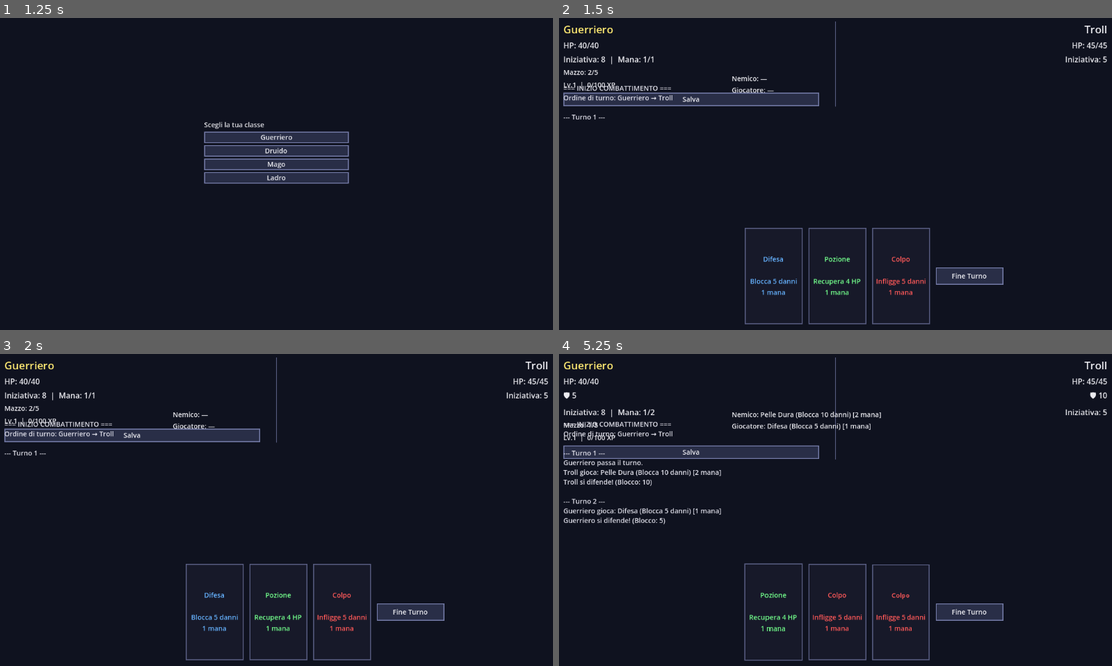
Above: before the commit, frames 1-4 (two rows, left to right).
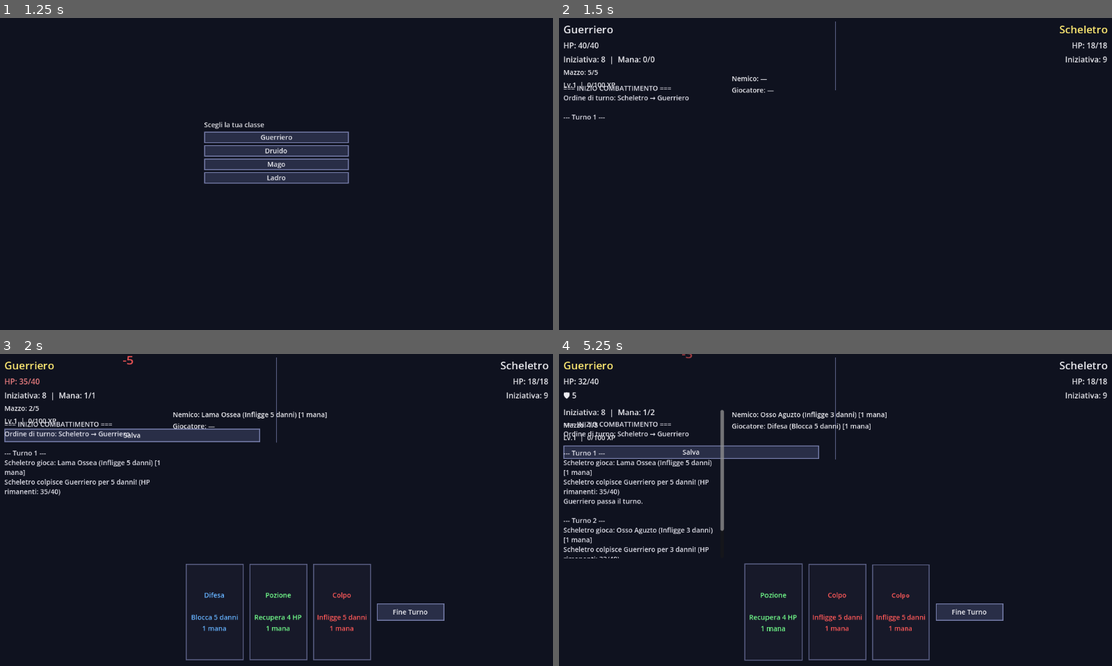
Above: after the commit, the same moments.

Repository: Dreeko1/Card-Game-GD
Game: Godot game, scene res://scenes/main_menu.tscn
The game is run twice, just before and just after one commit, with the same random seed, the same clock (stepped at 60 frames per second) and the same inputs.
Inputs (mouse positions are in pixels of both pictures, inside the frame that each line leads up to):
- Up to frame 1 (1.25 s): click "Nuova Partita" at 0.5 s
- Up to frame 2 (1.5 s): click "Guerriero" at 1.25 s
- Up to frame 3 (2 s): no input
- Up to frame 4 (5.25 s): click "Salva" at 2 s; click "Salva" at 2.75 s; click "Salva" at 3.5 s; click "Fine Turno" at 4.25 s; drag from (774, 612) to (890, 441) at 5.02 s

Frame 1 is identical in both runs. In frame 2, 4.2% of the frame differs, in the area x 0-100%, y 2-99%; in frame 3, 1.3%; in frame 4, 3.1%.

Commit message:
Nuovi nemici: 6 aggiunti su 3 livelli di difficoltà
Livello 1: Scheletro (18 HP, ini 9, 60 XP) — veloce, lame + maledizioni
Livello 2: Bandito (25 HP, ini 12, 75 XP), Orco (32 HP, ini 7, 100 XP), Strega (22 HP, ini 11, 90 XP)
Livello 3: Drago Giovane (55 HP, ini 8, 200 XP), Lich (38 HP, ini 13, 220 XP)

- Ogni nemico ha un deck tematicamente unico
- Campo difficulty (1/2/3) pronto per la futura mappa isometrica
- enemies_by_difficulty() helper per filtrare per livello
- XP_REWARDS aggiornato per tutti gli 8 nemici

https://claude.ai/code/session_019P7p6ZaqQwo2DPN3Au32aR

Diff:
--- a/scripts/enemy_data.gd
+++ b/scripts/enemy_data.gd
@@ -1,22 +1,74 @@
 class_name EnemyData
 extends RefCounted
 
-enum Type { GOBLIN, TROLL }
+enum Type { GOBLIN, SCHELETRO, BANDITO, ORCO, STREGA, TROLL, DRAGO, LICH }
 
+# difficulty: 1 = facile, 2 = medio, 3 = difficile  (usato dalla futura mappa)
 const DATA := {
 	Type.GOBLIN: {
 		"name": "Goblin",
 		"health": 15,
 		"initiative": 6,
-		"deck_profile": "goblin"
+		"deck_profile": "goblin",
+		"difficulty": 1,
+	},
+	Type.SCHELETRO: {
+		"name": "Scheletro",
+		"health": 18,
+		"initiative": 9,
+		"deck_profile": "scheletro",
+		"difficulty": 1,
+	},
+	Type.BANDITO: {
+		"name": "Bandito",
+		"health": 25,
+		"initiative": 12,
+		"deck_profile": "bandito",
+		"difficulty": 2,
+	},
+	Type.ORCO: {
+		"name": "Orco",
+		"health": 32,
+		"initiative": 7,
+		"deck_profile": "orco",
+		"difficulty": 2,
+	},
+	Type.STREGA: {
+		"name": "Strega",
+		"health": 22,
+		"initiative": 11,
+		"deck_profile": "strega",
+		"difficulty": 2,
 	},
 	Type.TROLL: {
 		"name": "Troll",
 		"health": 45,
 		"initiative": 5,
-		"deck_profile": "troll"
-	}
+		"deck_profile": "troll",
+		"difficulty": 3,
+	},
+	Type.DRAGO: {
+		"name": "Drago Giovane",
+		"health": 55,
+		"initiative": 8,
+		"deck_profile": "drago",
+		"difficulty": 3,
+	},
+	Type.LICH: {
+		"name": "Lich",
+		"health": 38,
+		"initiative": 13,
+		"deck_profile": "lich",
+		"difficulty": 3,
+	},
 }
+
+static func enemies_by_difficulty(level: int) -> Array[Type]:
+	var result: Array[Type] = []
+	for type: Type in DATA:
+		if DATA[type]["difficulty"] == level:
+			result.append(type)
+	return result
 
 static func build_combatant(type: Type) -> Combatant:
 	var d: Dictionary = DATA[type]
@@ -35,11 +87,43 @@
 			_add(deck, "Morso",     Card.Type.ATTACK, 6, 2, 3)
 			_add(deck, "Urlo",      Card.Type.DEBUFF, 2, 1, 2)
 			_add(deck, "Fuga",      Card.Type.BLOCK,  3, 1, 1)
+		"scheletro":
+			_add(deck, "Lama Ossea",   Card.Type.ATTACK, 5, 1, 3)
+			_add(deck, "Scudo d'Ossa", Card.Type.BLOCK,  4, 1, 2)
+			_add(deck, "Maledizione",  Card.Type.DEBUFF, 2, 1, 2)
+			_add(deck, "Osso Aguzto",  Card.Type.ATTACK, 3, 1, 3)
+		"bandito":
+			_add(deck, "Pugnalata",  Card.Type.ATTACK, 7, 1, 3)
+			_add(deck, "Veleno",     Card.Type.DEBUFF, 3, 1, 3)
+			_add(deck, "Parata",     Card.Type.BLOCK,  5, 1, 2)
+			_add(deck, "Scappa!",    Card.Type.HEAL,   4, 2, 1)
+		"orco":
+			_add(deck, "Ascia",         Card.Type.ATTACK, 9, 2, 3)
+			_add(deck, "Furia Orca",    Card.Type.BUFF,   3, 1, 2)
+			_add(deck, "Scudo di Cuoio",Card.Type.BLOCK,  6, 2, 2)
+			_add(deck, "Schiaccia!",    Card.Type.ATTACK, 7, 2, 3)
+		"strega":
+			_add(deck, "Incantesimo",   Card.Type.ATTACK, 7, 2, 3)
+			_add(deck, "Maledizione",   Card.Type.DEBUFF, 3, 1, 3)
+			_add(deck, "Rigenerazione", Card.Type.HEAL,   6, 2, 2)
+			_add(deck, "Scudo Arcano",  Card.Type.BLOCK,  5, 2, 1)
 		"troll":
 			_add(deck, "Mazzata",    Card.Type.ATTACK, 10, 3, 3)
 			_add(deck, "Schianto",   Card.Type.ATTACK,  8, 2, 3)
 			_add(deck, "Pelle Dura", Card.Type.BLOCK,  10, 2, 2)
 			_add(deck, "Ruggito",    Card.Type.DEBUFF,  4, 2, 2)
+		"drago":
+			_add(deck, "Soffio di Fuoco", Card.Type.ATTACK, 12, 3, 3)
+			_add(deck, "Coda Schiaffante",Card.Type.ATTACK,  8, 2, 2)
+			_add(deck, "Scaglie",         Card.Type.BLOCK,  12, 2, 2)
+			_add(deck, "Ruggito Draconico",Card.Type.DEBUFF, 5, 2, 1)
+			_add(deck, "Artigli",         Card.Type.ATTACK,  6, 1, 2)
+		"lich":
+			_add(deck, "Raggio Oscuro",    Card.Type.ATTACK, 9, 2, 3)
+			_add(deck, "Drenaggio Vitale", Card.Type.HEAL,   7, 2, 2)
+			_add(deck, "Maledizione Nera", Card.Type.DEBUFF, 5, 2, 3)
+			_add(deck, "Muro di Magia",    Card.Type.BLOCK,  8, 3, 1)
+			_add(deck, "Freccia d'Ossa",   Card.Type.ATTACK, 6, 1, 2)
 	return deck
 
 static func _add(deck: Deck, p_name: String, p_type: Card.Type, p_value: int, p_cost: int, count: int = 1) -> void:
--- a/scripts/game_manager.gd
+++ b/scripts/game_manager.gd
@@ -18,8 +18,14 @@
 const HAND_SIZE := 3
 const MAX_LEVEL := 10
 const XP_REWARDS: Dictionary = {
-	EnemyData.Type.GOBLIN: 50,
-	EnemyData.Type.TROLL: 150,
+	EnemyData.Type.GOBLIN:    50,
+	EnemyData.Type.SCHELETRO: 60,
+	EnemyData.Type.BANDITO:   75,
+	EnemyData.Type.ORCO:     100,
+	EnemyData.Type.STREGA:    90,
+	EnemyData.Type.TROLL:    150,
+	EnemyData.Type.DRAGO:    200,
+	EnemyData.Type.LICH:     220,
 }
 
 var current_state: State = State.IDLE
